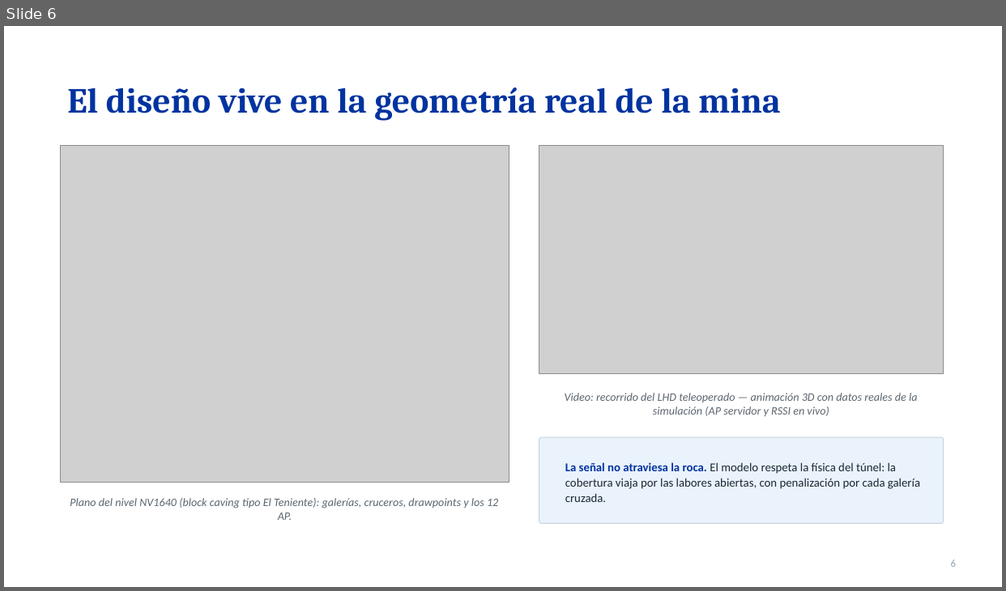
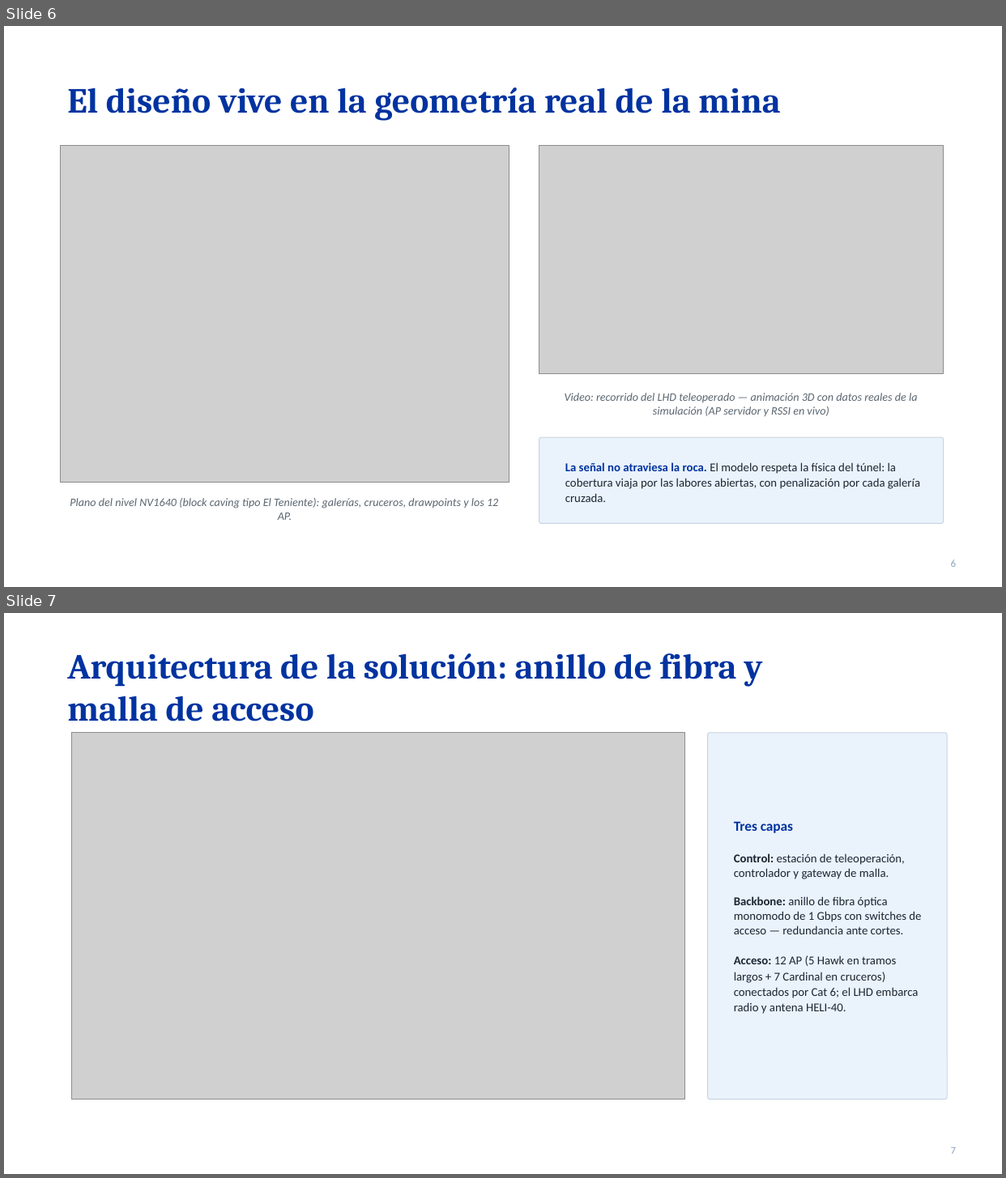
Before and after one commit to AdrianLopez012/tesis-lhd-802.11ac, a slide deck: fase4/presentacion/Sustentacion_LopezPascual_TdT2.pptx. Shown one above the other, each under a label of ours: slide 6 before the commit, slides 6 and 7 after it. The pictures are 1006x591 and 1006x1178 pixels, drawn with LibreOffice and Linux fonts; fonts in the diff are those of the drawing; grey boxes stand for pictures. Boxes give left, top, right and bottom in pixels: in the first picture for what was removed or moved away, otherwise in the second. Text is boxed around its words. In the diff, an @@ line names an element or a change of style, - is before the commit and + after.

```diff
--- a/fase4/presentacion/Sustentacion_LopezPascual_TdT2.pptx
+++ b/fase4/presentacion/Sustentacion_LopezPascual_TdT2.pptx
@@ slide 7 added at <box>4,613,1002,1174</box>, background #FFFFFF @@
@@ text added at <box>67,653,763,722</box>, 34 pt, text #0033A0, bold @@
+Arquitectura de la solución: anillo de fibra y malla de acceso
@@ picture added at <box>71,733,685,1100</box> @@
@@ rounded rectangle added at <box>708,733,948,1100</box>, fill #EAF2FB, outline #C7D3E2 0.75 pt @@
@@ text added at <box>734,821,921,1014</box>, 11.5 pt, text #1A2733 @@
+Tres capas
+Control: estación de teleoperación, controlador y gateway de malla.
+Backbone: anillo de fibra óptica monomodo de 1 Gbps con switches de acceso — redundancia ante cortes.
+Acceso: 12 AP (5 Hawk en tramos largos + 7 Cardinal en cruceros) conectados por Cat 6; el LHD embarca radio y antena HELI-40.
@@ page number added at <box>951,1148,956,1154</box>, 10 pt, text #8FA3BC @@
+7
```
Also in this commit, not shown: 7 other files.
